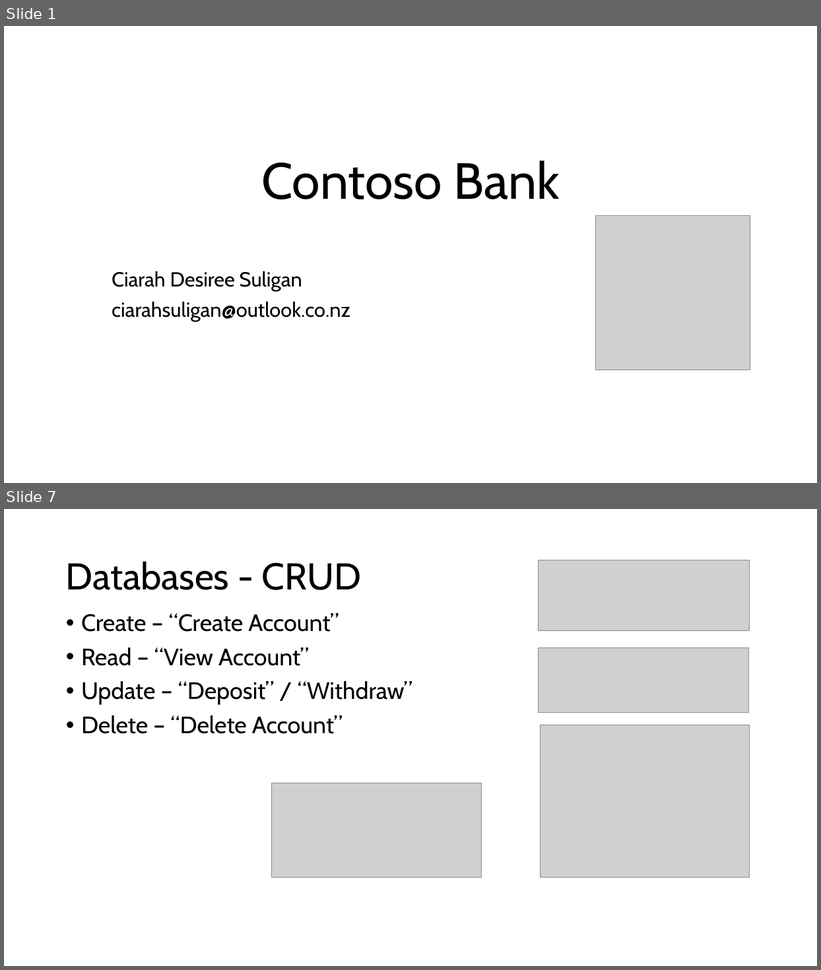
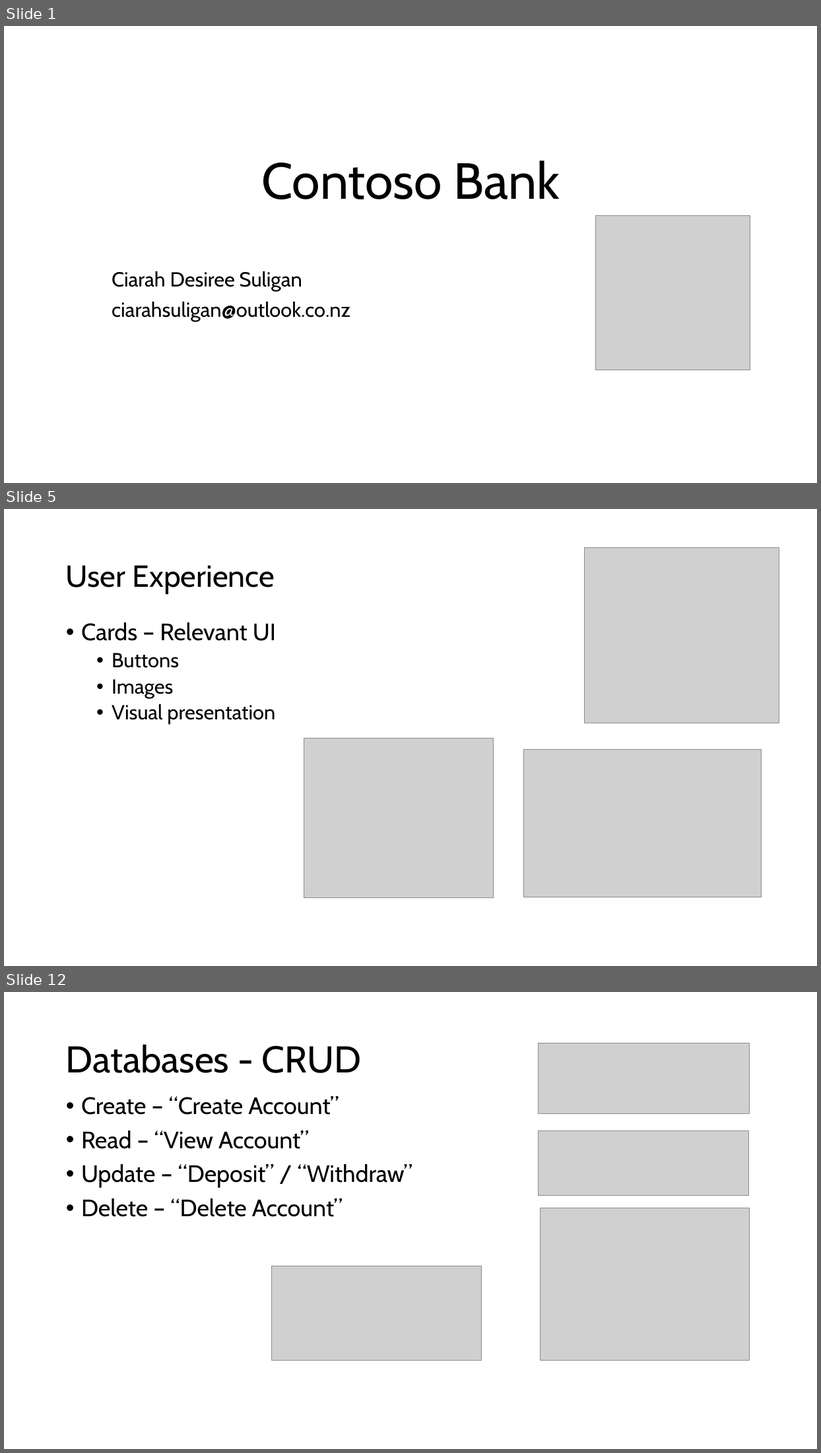
Before and after one commit to cdsuligan/MSAPhase2, a slide deck: MSA Assessment Deck.pptx. Shown one above the other, each under a label of ours: slides 1 and 7 before the commit, slides 1, 5 and 12 after it; the slides between them are not shown. The pictures are 821x970 and 821x1453 pixels, drawn with LibreOffice and Linux fonts; fonts in the diff are those of the drawing; grey boxes stand for pictures; background and template pictures are left out. Boxes give left, top, right and bottom in pixels: in the first picture for what was removed or moved away, otherwise in the second. Text is boxed around its words. In the diff, an @@ line names an element or a change of style, - is before the commit and + after.

```diff
--- a/MSA Assessment Deck.pptx
+++ b/MSA Assessment Deck.pptx
@@ slide 5 added at <box>4,509,817,966</box>, background picture (left out) @@
@@ picture added at <box>585,548,780,723</box> @@
@@ title added at <box>66,565,275,594</box>, 36 pt, text #000000 @@
+User Experience
@@ text added at <box>81,623,276,724</box>, 24 pt, text #000000 @@
+• Cards – Relevant UI
+  • Buttons
+  • Images
+  • Visual presentation
@@ picture added at <box>304,739,494,899</box> @@
@@ picture added at <box>523,750,761,898</box> @@
@@ what was slide 7 is now slide 12 @@
```
Also in this commit, not shown: 6 slides changed, 5 other slides added, 1 other file.
